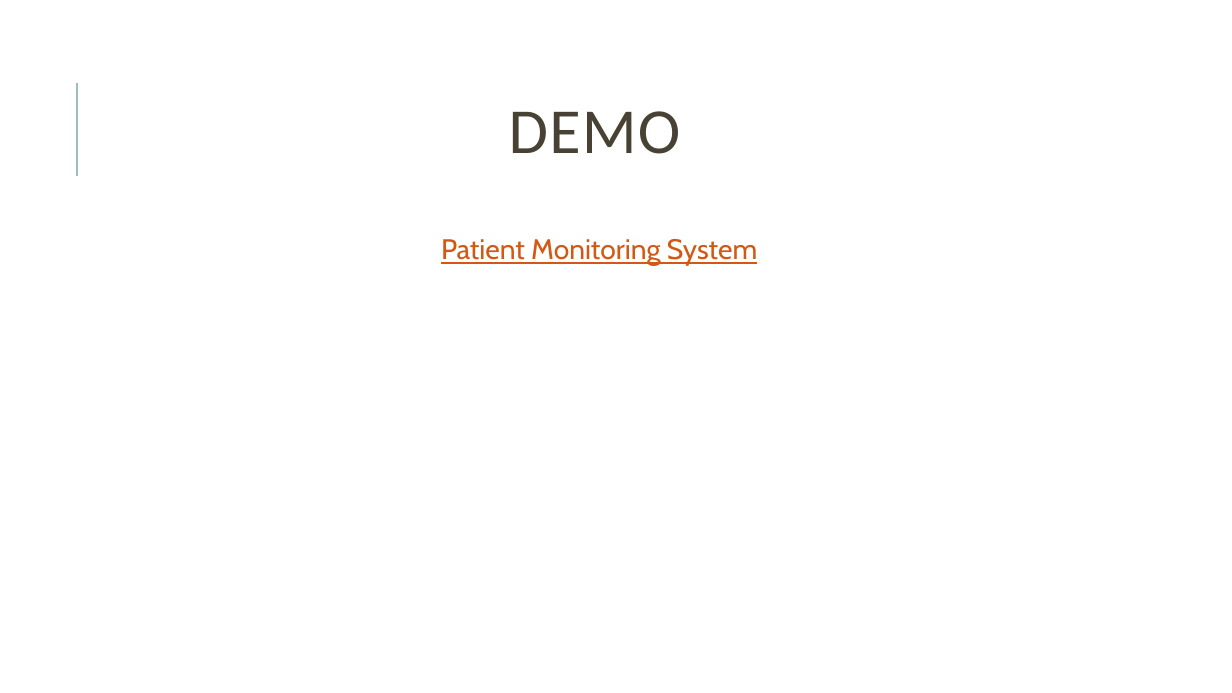
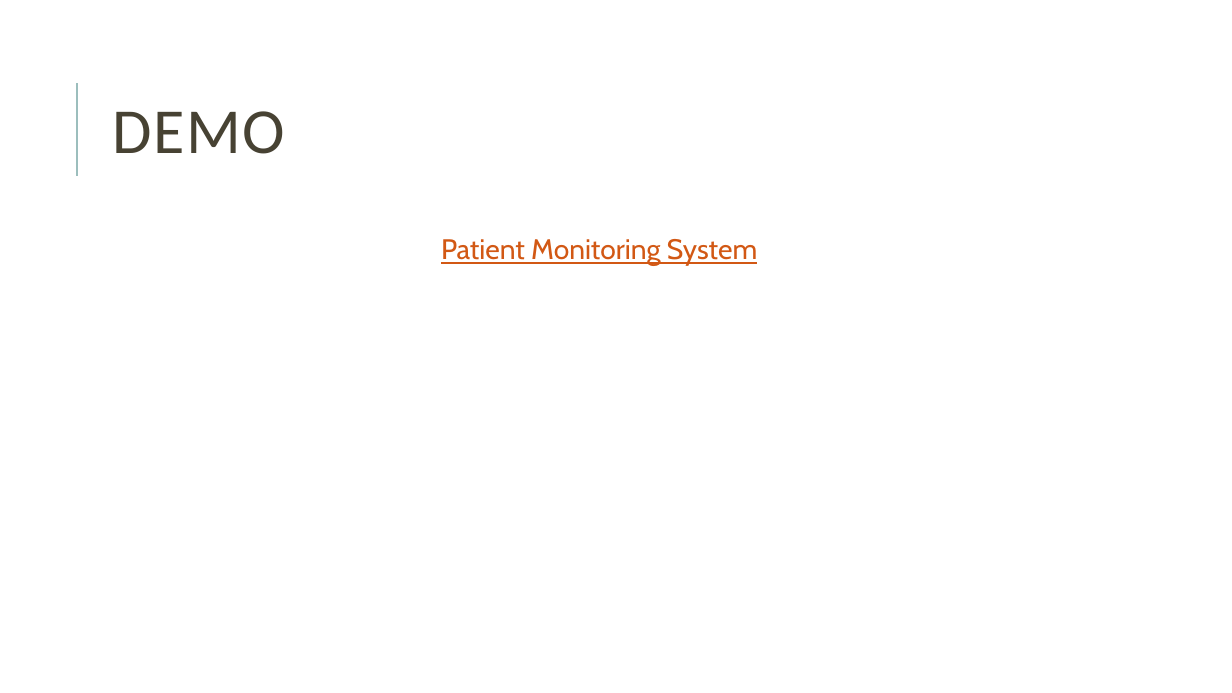
Before and after one commit to razr22/PatientMonitoringSystem, a slide deck: slide 6 of Patient Monitoring System.pptx. Drawn at 1232x693 pixels with LibreOffice and Linux fonts; fonts in the diff are those of the drawing. Boxes give left, top, right and bottom in pixels: in the first picture for what was removed or moved away, otherwise in the second. Text is boxed around its words. In the diff, an @@ line names an element or a change of style, - is before the commit and + after.

```diff
--- a/Patient Monitoring System.pptx
+++ b/Patient Monitoring System.pptx
@@ title "DEMO" at <box>113,111,285,154</box>: alignment centre to left @@
```
Also in this commit, not shown: 1 other slide changed, 3 slides added.
